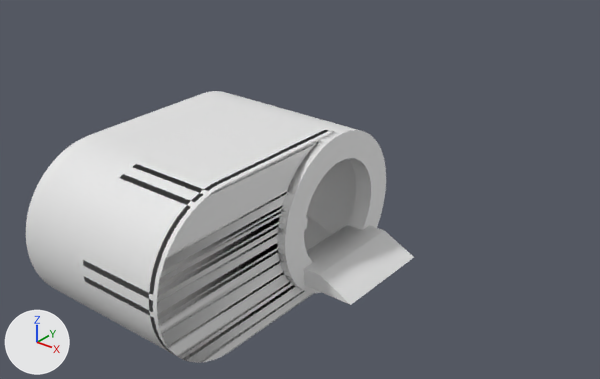
One commit to the FBX model Pieklo dzidowca kregi spierdolenia/Assets/Graphics 3D/Props/Level 2 props/wejscie_3.fbx: the scene before it, then after it.
Before and after are seen from a 50 mm lens placed at (12.45, -15.98, 11.7), pointed at (-1.88, 1.94, 0.59). Lighting does not change. The marker at lower left points along +X, +Y and +Z. The older version comes first. Materials are left out; every surface is plain grey. Vertices at exactly the same position are counted once.

The older version as bpy lines, for what is in view:
```python
me_circle = bpy.data.meshes.new('Circle')
me_circle.from_pydata(...)  # 1056 vertices, 1024 faces; spans x -3.94..2.5, y -6.25..2.25, z -0.75..3.75
ob_3 = bpy.data.objects.new('3', me_circle)
ob_3.location = (0.0, 0.0, 0.0)
```
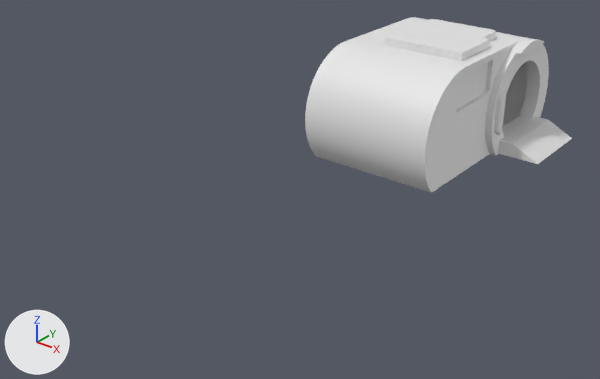
Pixel boxes [x1, y1, x2, y2] of what changed, in the pictures (600 x 379 px):
'3', reshaped, moved (31% narrower, 35% shorter)
    before: [26, 91, 414, 363]
    after: [305, 17, 572, 193]
part 1 of me_circle, built on
    before: [183, 268, 349, 363]
    after: [305, 17, 544, 193]

What the commit changed:
me_circle is used by ob_3; location (0.0, 0.0, 0.0).
me_circle had 1056 vertices, 1024 faces and spanned x -3.94..2.5, y -6.25..2.25, z -0.75..3.75.
me_circle now has 2077 vertices, 2027 faces and spans x -3.94..2.5, y -6.25..2.25, z -0.04..4.02.
me_circle part 1: 125 vertices moved from x -3.94..1.0, y -5.54..1.54, z -0.75..-0.02 to x -3.94..1.0, y -5.54..1.54, z -0.04..0.25; 63 vertices removed from x -3.94..0.75, y -5.54..1.54, z -0.75..0.0; 1084 vertices added at x -3.94..1.16, y -6.25..2.25, z -0.04..4.02.
Object '3' (ob_3) moves from (0.0, 0.0, 0.0) to (0.0, 11.04, 0.0).
